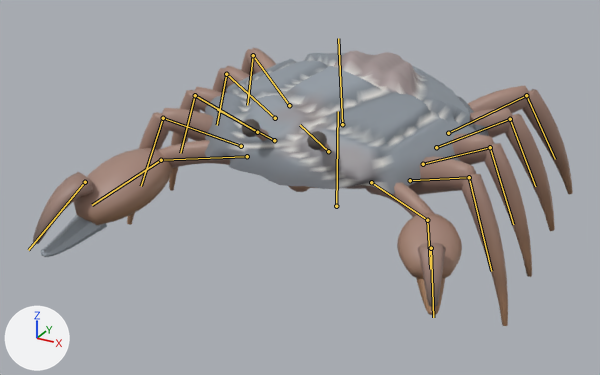
The glTF model assets/creatures/wallcrab/wallcrab.glb as it was, and as the next commit left it.
Camera for both pictures: a 50 mm camera at (1.34, -2.74, 1.42) aimed at (-0.05, -0.22, 0.15). Lighting does not change. The marker at lower left points along +X, +Y and +Z. The older version comes first. Both versions are drawn at frame 3 of the action 'hit_b'; the numbers are the values there. The bones that bend it are drawn over the model as lines.

In view in the first picture: 'wallcrab'.
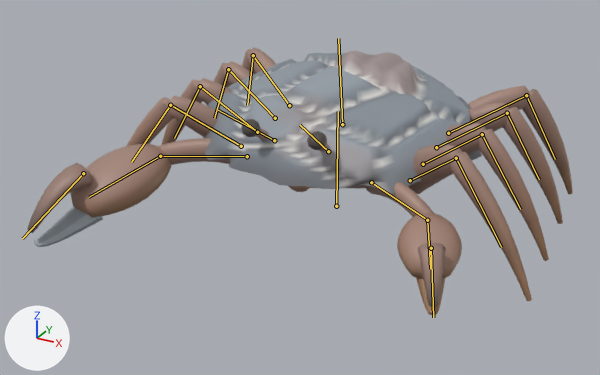
Pixel boxes (x1, y1, x2, y2) of what changed, in the pictures (600 x 375 px):
'wallcrab', posed: before (33, 48, 573, 326); after (27, 48, 573, 315)
bone 'leg_l0_a', root to tip: before (410, 180) to (469, 177); after (410, 180) to (456, 158)
bone 'leg_l1_a', root to tip: before (423, 164) to (490, 147); after (423, 164) to (482, 134)
bone 'leg_l2_a', root to tip: before (436, 147) to (510, 119); after (436, 147) to (507, 113)
bone 'leg_r0_a', root to tip: before (241, 146) to (163, 118); after (241, 146) to (170, 105)
bone 'leg_r1_a', root to tip: before (257, 132) to (195, 95); after (257, 132) to (200, 86)
bone 'leg_r2_a', root to tip: before (275, 118) to (226, 74); after (275, 118) to (228, 69)
bone 'crusher_arm', root to tip: before (247, 156) to (161, 160); after (247, 156) to (160, 156)

What the commit changed:
Bone 'leg_l0_a' (bone_leg_l0_a) turns from (0, 0, 0) to (13, 6, 7) degrees about its own x, y and z.
Bone 'leg_l1_a' (bone_leg_l1_a) turns from (0, 0, 0) to (9, 1, 5) degrees about its own x, y and z.
Bone 'leg_l2_a' (bone_leg_l2_a) turns from (0, 0, 0) to (4, -1, 2) degrees about its own x, y and z.
Bone 'leg_r0_a' (bone_leg_r0_a) turns from (0, 0, 0) to (13, -6, -7) degrees about its own x, y and z.
Bone 'leg_r1_a' (bone_leg_r1_a) turns from (0, 0, 0) to (9, -1, -5) degrees about its own x, y and z.
Bone 'leg_r2_a' (bone_leg_r2_a) turns from (0, 0, 0) to (4, 1, -2) degrees about its own x, y and z.
Bone 'crusher_arm' (bone_crusher_arm) turns from (-15, -13, -17) to (-13, -10, -19) degrees about its own x, y and z.
